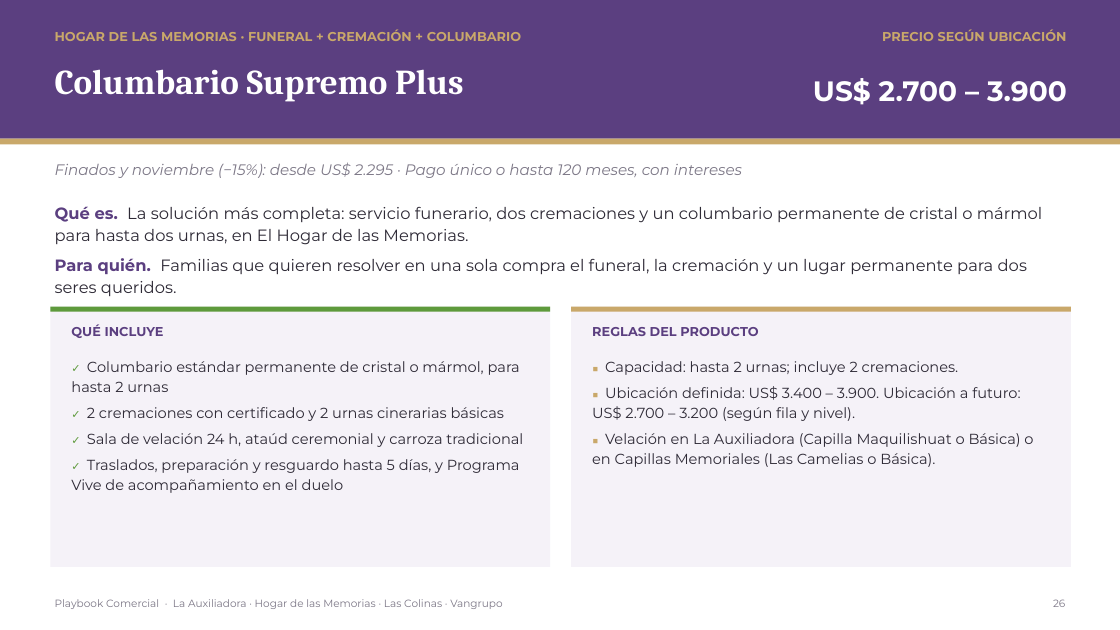
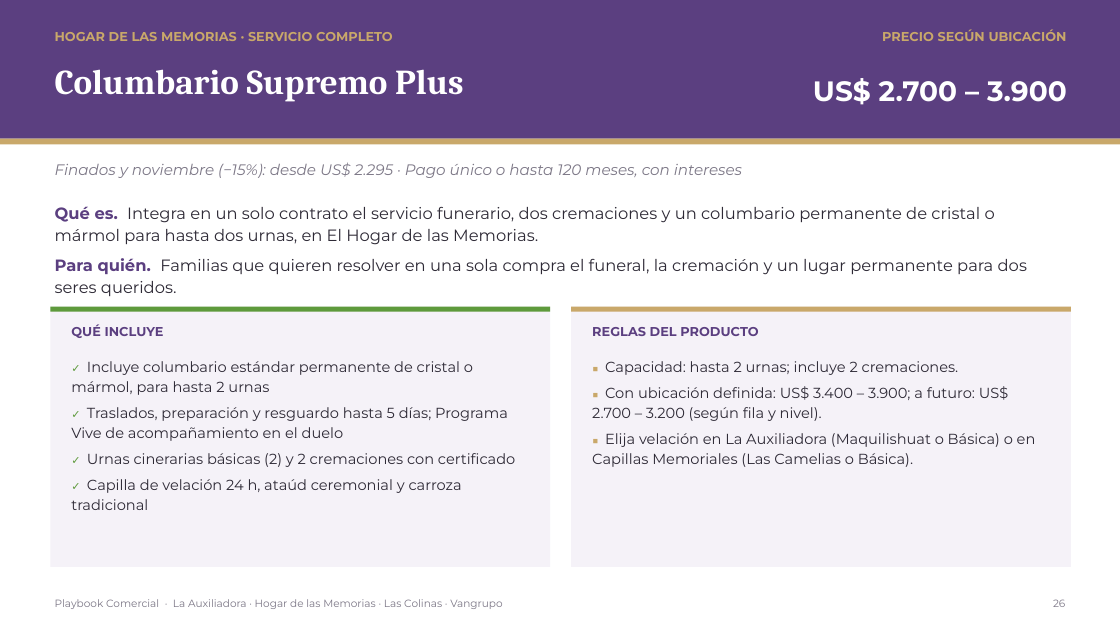
Before and after one commit to os267/teste, a slide deck: slide 26 of playbook/salida/Playbook_Comercial_Cremacion_Vangrupo.pptx. Drawn at 1120x630 pixels with LibreOffice and Linux fonts; fonts in the diff are those of the drawing. Boxes give left, top, right and bottom in pixels: in the first picture for what was removed or moved away, otherwise in the second. Text is boxed around its words. In the diff, an @@ line names an element or a change of style, - is before the commit and + after.

```diff
--- a/playbook/salida/Playbook_Comercial_Cremacion_Vangrupo.pptx
+++ b/playbook/salida/Playbook_Comercial_Cremacion_Vangrupo.pptx
@@ text at (x1=55, y1=32, x2=393, y2=41): text changed @@
-HOGAR DE LAS MEMORIAS · FUNERAL + CREMACIÓN + COLUMBARIO
+HOGAR DE LAS MEMORIAS · SERVICIO COMPLETO
@@ text at (x1=55, y1=206, x2=995, y2=245): text changed @@
-Qué es. La solución más completa: servicio funerario, dos cremaciones y un columbario permanente de cristal o mármol para hasta dos urnas, en El Hogar de las Memorias.
+Qué es. Integra en un solo contrato el servicio funerario, dos cremaciones y un columbario permanente de cristal o mármol para hasta dos urnas, en El Hogar de las Memorias.
@@ text at (x1=71, y1=361, x2=515, y2=510): text changed @@
-✓ Columbario estándar permanente de cristal o mármol, para hasta 2 urnas
-✓ 2 cremaciones con certificado y 2 urnas cinerarias básicas
-✓ Sala de velación 24 h, ataúd ceremonial y carroza tradicional
-✓ Traslados, preparación y resguardo hasta 5 días, y Programa Vive de acompañamiento en el duelo
+✓ Incluye columbario estándar permanente de cristal o mármol, para hasta 2 urnas
+✓ Traslados, preparación y resguardo hasta 5 días; Programa Vive de acompañamiento en el duelo
+✓ Urnas cinerarias básicas (2) y 2 cremaciones con certificado
+✓ Capilla de velación 24 h, ataúd ceremonial y carroza tradicional
@@ text at (x1=592, y1=386, x2=1036, y2=467): text changed @@
-■ Ubicación definida: US$ 3.400 – 3.900. Ubicación a futuro: US$ 2.700 – 3.200 (según fila y nivel).
-■ Velación en La Auxiliadora (Capilla Maquilishuat o Básica) o en Capillas Memoriales (Las Camelias o Básica).
+■ Con ubicación definida: US$ 3.400 – 3.900; a futuro: US$ 2.700 – 3.200 (según fila y nivel).
+■ Elija velación en La Auxiliadora (Maquilishuat o Básica) o en Capillas Memoriales (Las Camelias o Básica).
```
Also in this commit, not shown: 4 other slides changed, 5 other files.
